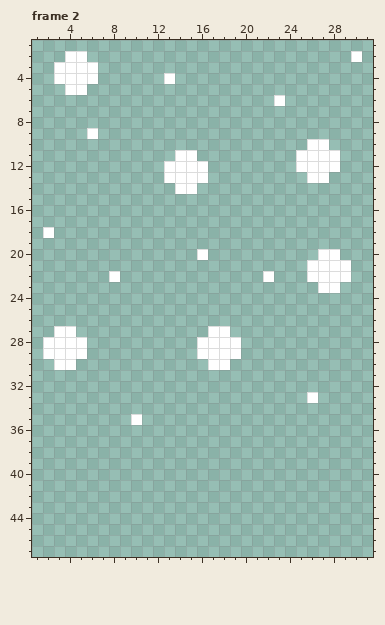
Edited in one commit: pixel-art file (Textures/Fallen_down2.aseprite). Above: the version before the commit.
32x64 pixels, 4 frames. Shown: frame 2: x 1..31, y 1..47. The commit also changed other frames, which this record leaves out.
After:
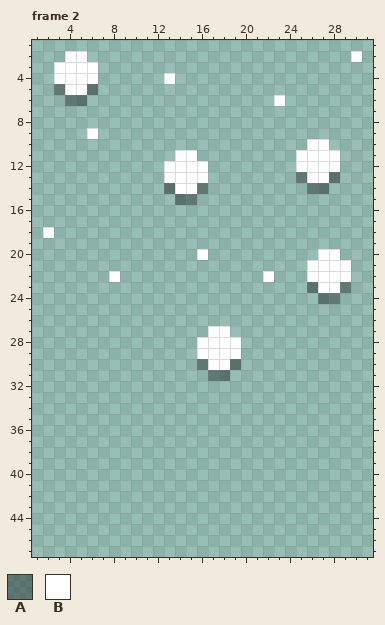
Palette (. is transparent): A #0000005d  B #ffffff
Changes in this commit:
Frame 2:
y 5: x 3 . -> A; x 6 . -> A
y 6: x 4..5 .. -> AA
y 13: x 25 . -> A; x 28 . -> A
y 14: x 13 . -> A; x 16 . -> A; x 26..27 .. -> AA
y 15: x 14..15 .. -> AA
y 23: x 26 . -> A; x 29 . -> A
y 24: x 27..28 .. -> AA
y 27: x 3..4 BB -> ..
y 28..29: x 2..5 BBBB -> ....
y 30: x 3..4 BB -> ..; x 16 . -> A; x 19 . -> A
y 31: x 17..18 .. -> AA
y 33: x 26 B -> .
y 35: x 10 B -> .
Changed places in both pictures, as pixel boxes (x1, y1, x2, y2):
added: (54, 84, 98, 106)
added: (296, 172, 340, 194)
added: (164, 183, 208, 205)
added: (307, 282, 351, 304)
erased: (43, 326, 87, 370)
added: (197, 359, 241, 381)
erased: (307, 392, 318, 403)
erased: (131, 414, 142, 425)
